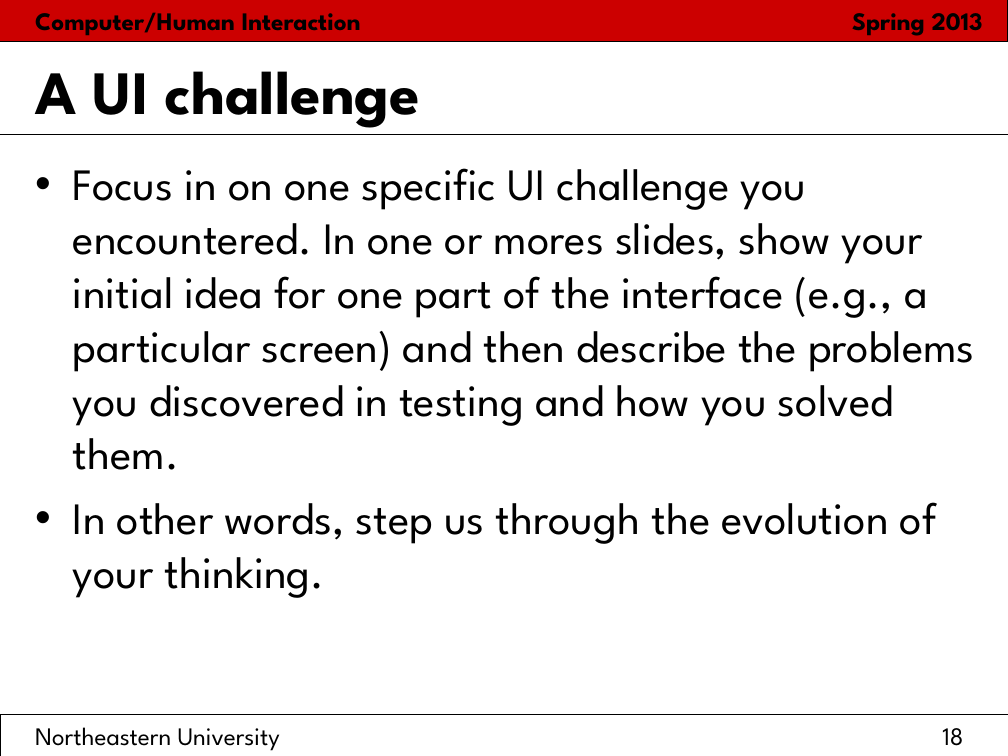
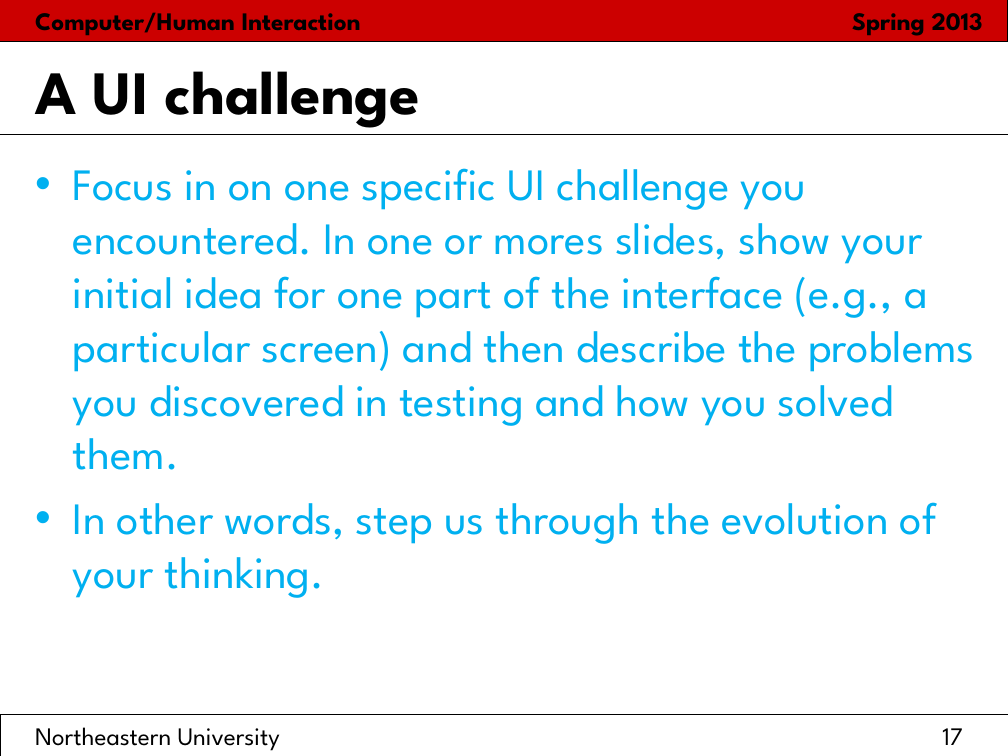
Before and after one commit to hci2014/sandbox, a slide deck: slide 17 of FinalPresentationTemplate.ppt (slide 18 before the commit). Drawn at 1008x756 pixels with LibreOffice and Linux fonts; fonts in the diff are those of the drawing. Boxes give left, top, right and bottom in pixels: in the first picture for what was removed or moved away, otherwise in the second. Text is boxed around its words. In the diff, an @@ line names an element or a change of style, - is before the commit and + after.

```diff
--- a/FinalPresentationTemplate.ppt
+++ b/FinalPresentationTemplate.ppt
@@ text "Focus in on one specific ..." at box(73, 168, 975, 598): text colour #000000 to #00B0F0; bullet colour #000000 to #00B0F0 @@
@@ page number at box(35, 727, 963, 751): text changed @@
-Northeastern University 18
+Northeastern University 17
```
Also in this commit, not shown: 5 other slides changed, 7 slides added, 2 slides removed.
